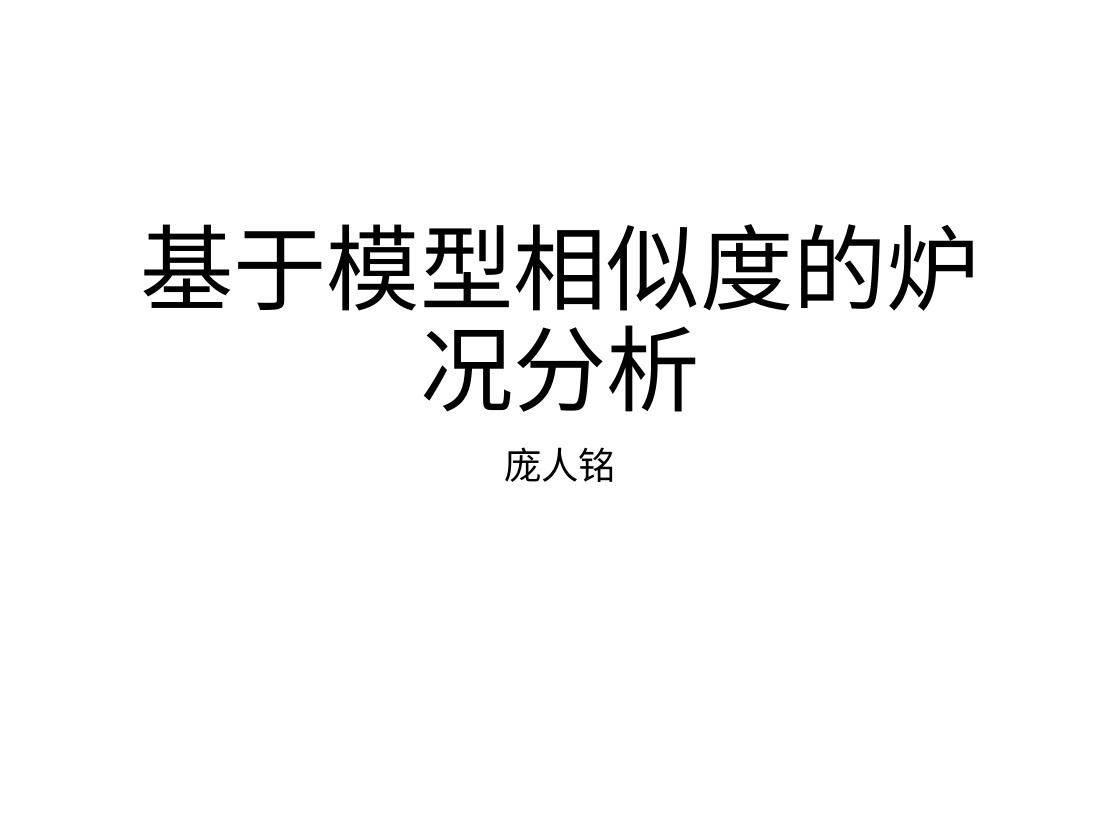
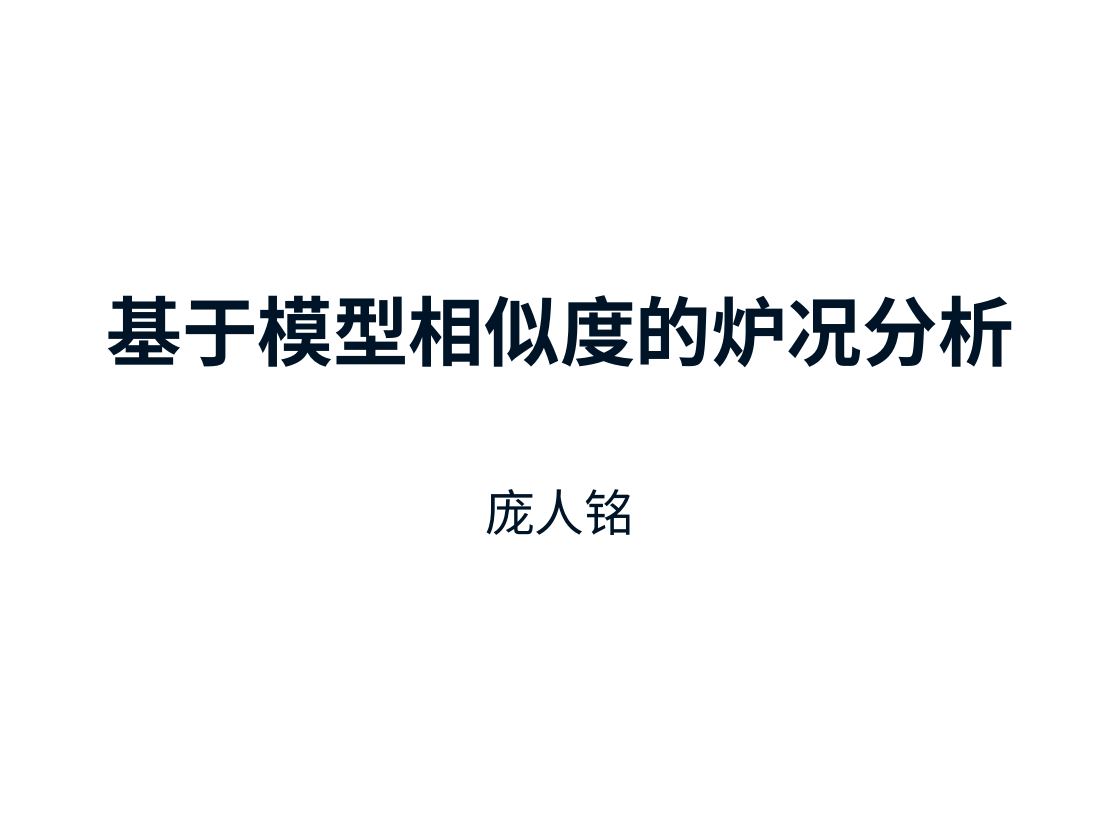
Before and after one commit to prm10/paper, a slide deck: slide 1 of presentation/msi.pptx. Drawn at 1120x840 pixels with LibreOffice and Linux fonts; fonts in the diff are those of the drawing; background and template pictures are left out. Boxes give left, top, right and bottom in pixels: in the first picture for what was removed or moved away, otherwise in the second. Text is boxed around its words. In the diff, an @@ line names an element or a change of style, - is before the commit and + after.

```diff
--- a/presentation/msi.pptx
+++ b/presentation/msi.pptx
@@ title "基于模型相似度的炉况分析": place and size @@
-title "基于模型相似度的炉况分析" at bbox=[140, 224, 980, 412]
+title "基于模型相似度的炉况分析" at bbox=[106, 295, 1013, 367]
@@ title "基于模型相似度的炉况分析" at bbox=[106, 295, 1013, 367]: size 60 to 48.6 pt, font Calibri to Times New Roman, text colour #000000 to #001428, bold on; line spacing 0.9 to 1; vertical alignment bottom to middle @@
@@ subtitle "庞人铭": place and size @@
-subtitle "庞人铭" at bbox=[504, 447, 616, 482]
+subtitle "庞人铭" at bbox=[485, 489, 634, 535]
@@ subtitle "庞人铭" at bbox=[485, 489, 634, 535]: size 24 to 32 pt, font Calibri to Times New Roman, text colour #000000 to #001428; line spacing 0.9 to 1; less space between paragraphs @@
```
Also in this commit, not shown: 20 other slides changed, 9 slides added, 1 slide removed, 1 other file.
